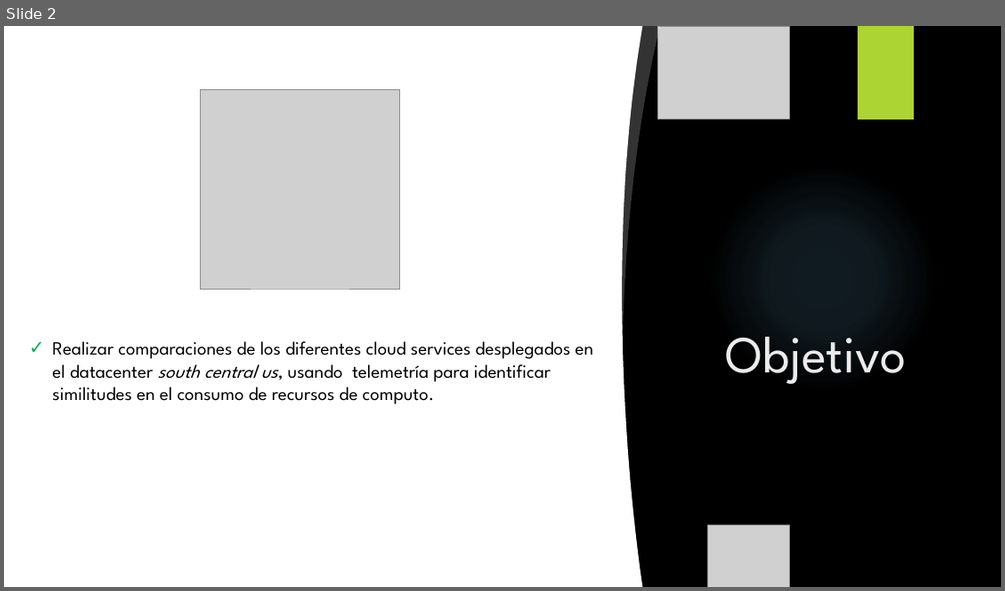
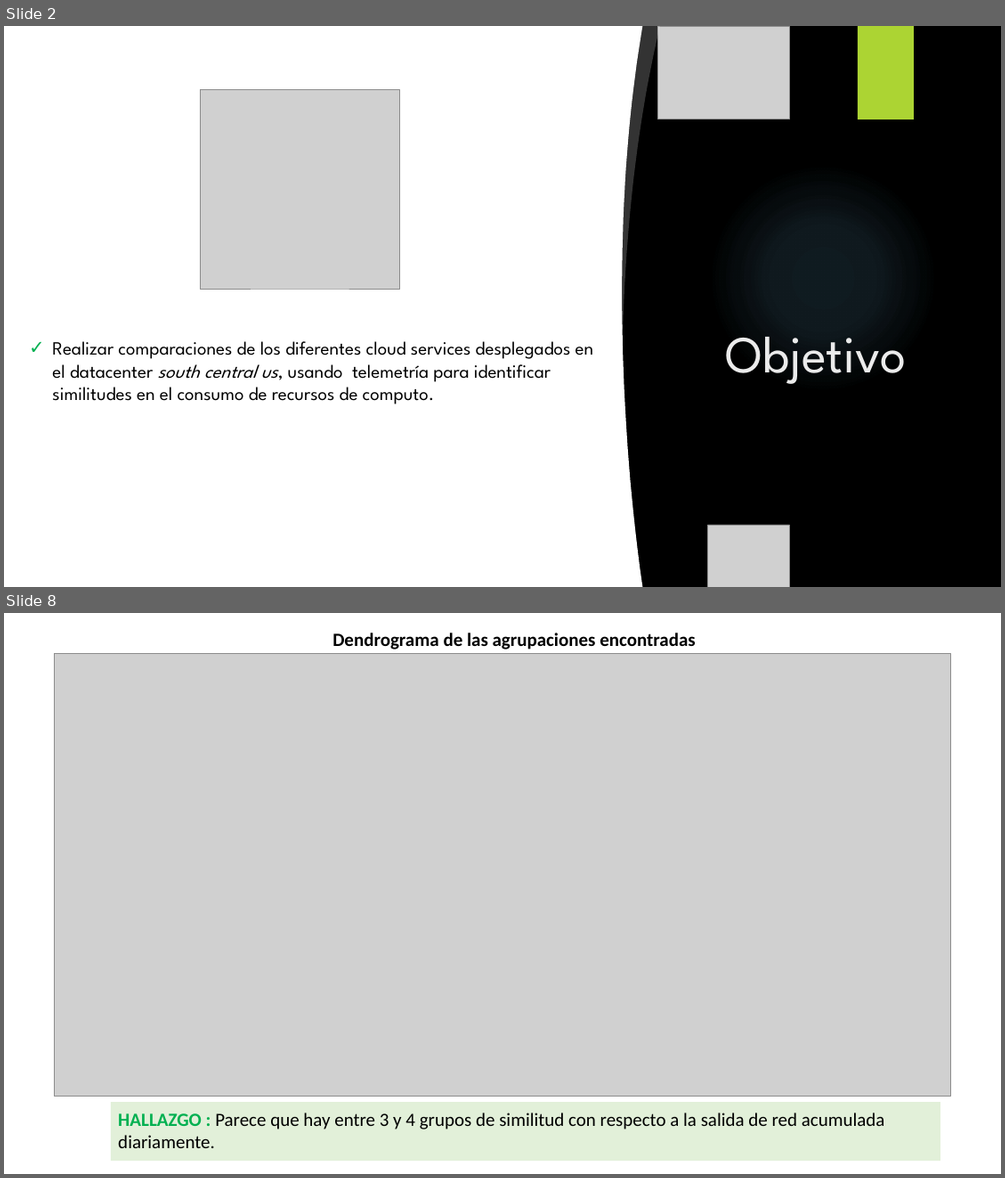
Before and after one commit to JuanLombana/MachineLearning, a slide deck: CloudLocation/CloudLocation-Presentacion.pptx. Shown one above the other, each under a label of ours: slide 2 before the commit, slides 2 and 8 after it; the slides between them are not shown. The pictures are 1005x591 and 1005x1178 pixels, drawn with LibreOffice and Linux fonts; fonts in the diff are those of the drawing; grey boxes stand for pictures; background and template pictures are left out. Boxes give left, top, right and bottom in pixels: in the first picture for what was removed or moved away, otherwise in the second. Text is boxed around its words. In the diff, an @@ line names an element or a change of style, - is before the commit and + after.

```diff
--- a/CloudLocation/CloudLocation-Presentacion.pptx
+++ b/CloudLocation/CloudLocation-Presentacion.pptx
@@ slide 8 added at <box>4,613,1001,1174</box>, background #FFFFFF @@
@@ text added at <box>332,633,695,649</box>, 18 pt, text #000000, bold @@
+Dendrograma de las agrupaciones encontradas
@@ picture added at <box>54,654,951,1096</box> @@
@@ rectangle added at <box>111,1102,941,1161</box>, fill #E2F0D9 @@
@@ text added at <box>118,1112,885,1148</box>, 18 pt, text #000000 @@
+HALLAZGO : Parece que hay entre 3 y 4 grupos de similitud con respecto a la salida de red acumulada diariamente.
```
Also in this commit, not shown: 3 slides changed, 3 other slides added, 3 slides removed, 4 other files.
